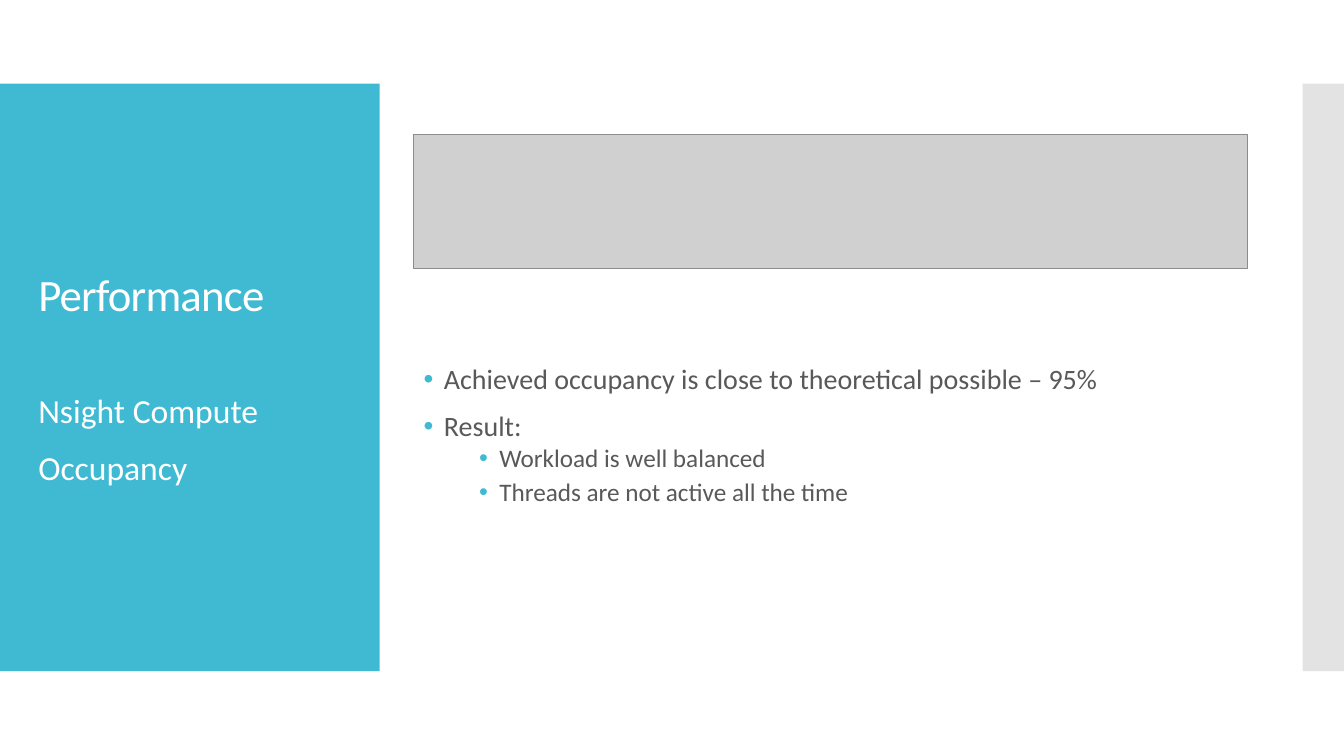
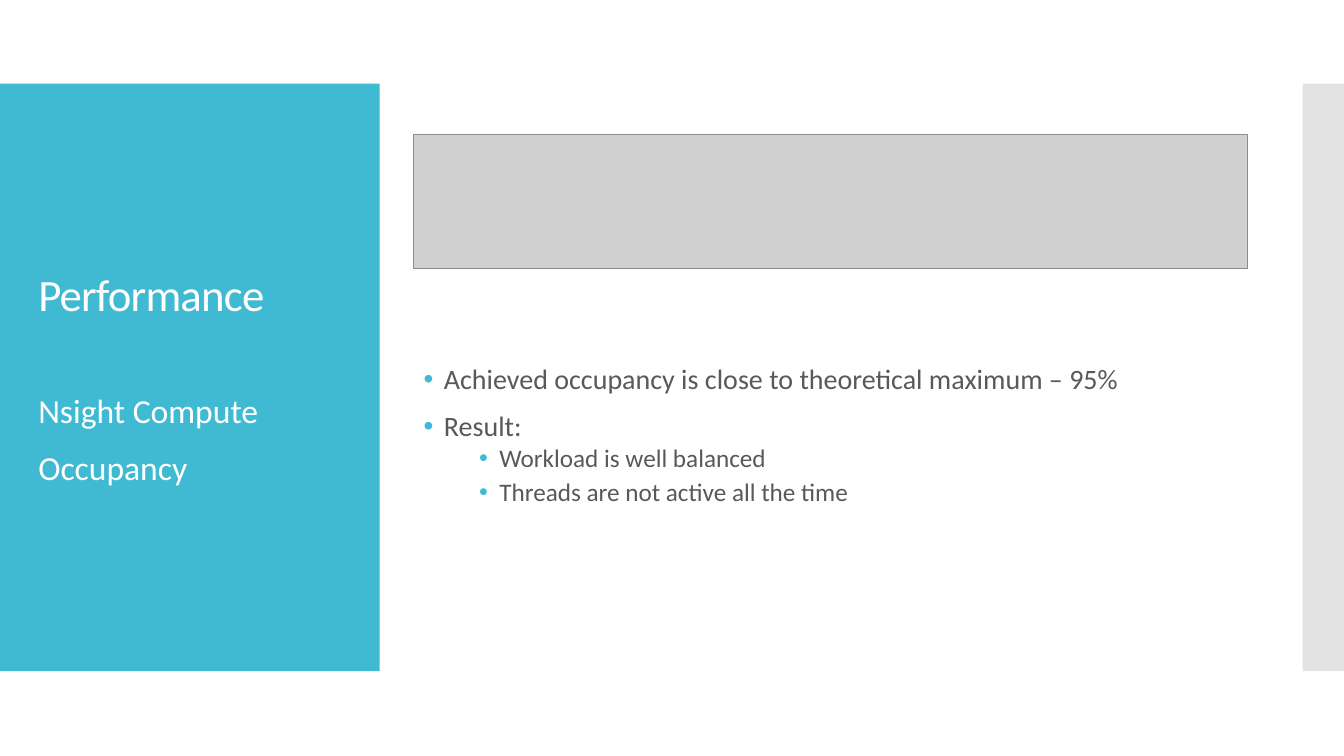
Before and after one commit to ChiroxS/Dissertation, a slide deck: slide 19 of doc/Dissertation.pptx. Drawn at 1344x756 pixels with LibreOffice and Linux fonts; fonts in the diff are those of the drawing; grey boxes stand for pictures. Boxes give left, top, right and bottom in pixels: in the first picture for what was removed or moved away, otherwise in the second. Text is boxed around its words. In the diff, an @@ line names an element or a change of style, - is before the commit and + after.

Commit message:
updated presentation

```diff
--- a/doc/Dissertation.pptx
+++ b/doc/Dissertation.pptx
@@ text at [444, 369, 1117, 394]: text changed @@
-• Achieved occupancy is close to theoretical possible – 95%
+• Achieved occupancy is close to theoretical maximum – 95%
```
